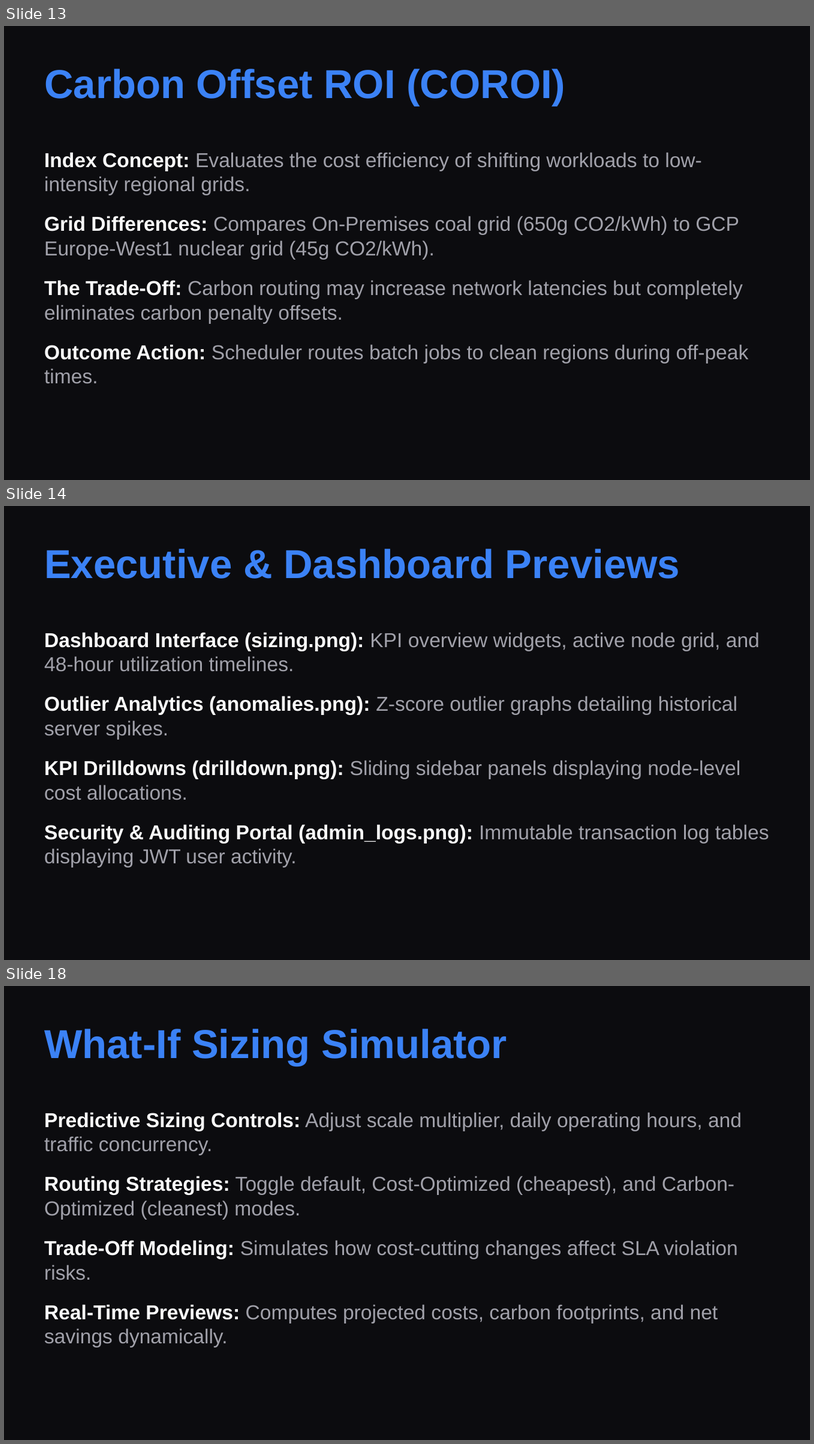
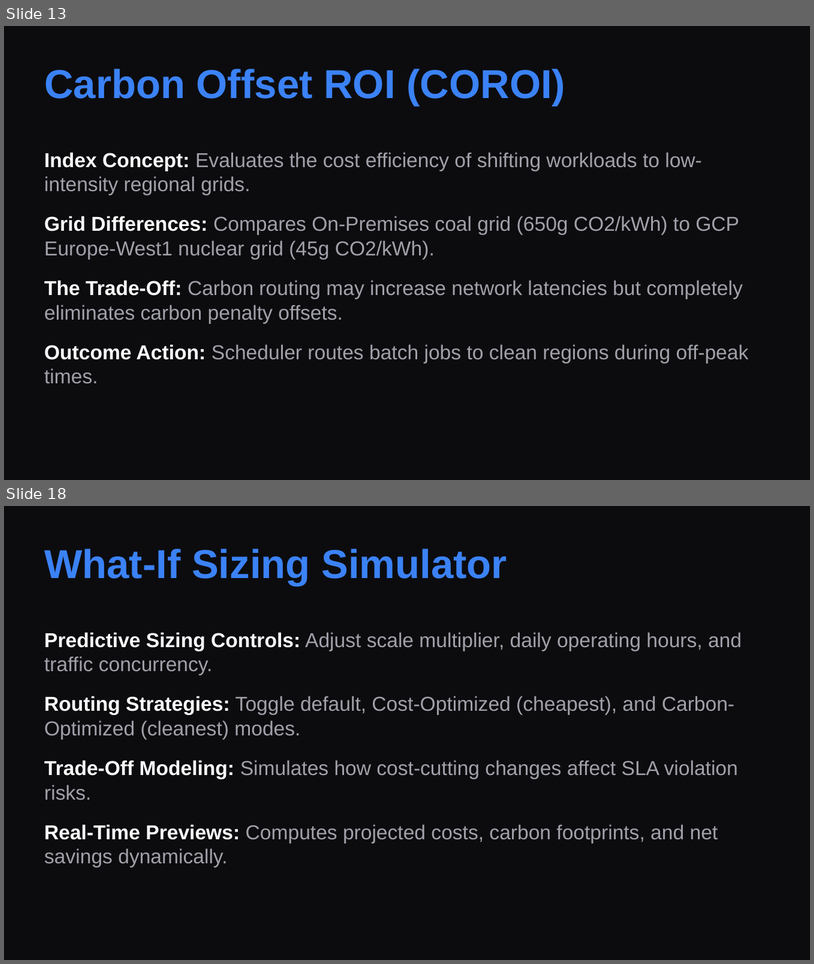
Before and after one commit to Srikanthbanoth7533/aether-gpu-finops, a slide deck: aetherfin_presentation.pptx. Shown one above the other, each under a label of ours: slides 13, 14 and 18 before the commit, slides 13 and 18 after it; the slides between them are not shown. The pictures are 814x1444 and 814x964 pixels, drawn with LibreOffice and Linux fonts; fonts in the diff are those of the drawing. Boxes give left, top, right and bottom in pixels: in the first picture for what was removed or moved away, otherwise in the second. Text is boxed around its words. In the diff, an @@ line names an element or a change of style, - is before the commit and + after.

```diff
--- a/aetherfin_presentation.pptx
+++ b/aetherfin_presentation.pptx
@@ slide 14 removed at [4,506,810,960], background #0C0C0F @@
@@ text removed at [44,549,680,579] @@
-Executive & Dashboard Previews
@@ text removed at [44,632,770,867] @@
-Dashboard Interface (sizing.png): KPI overview widgets, active node grid, and 48-hour utilization timelines.
-Outlier Analytics (anomalies.png): Z-score outlier graphs detailing historical server spikes.
-KPI Drilldowns (drilldown.png): Sliding sidebar panels displaying node-level cost allocations.
-Security & Auditing Portal (admin_logs.png): Immutable transaction log tables displaying JWT user activity.
```
Also in this commit, not shown: 5 slides changed, 2 slides added, 1 other slide removed, 3 other files.
